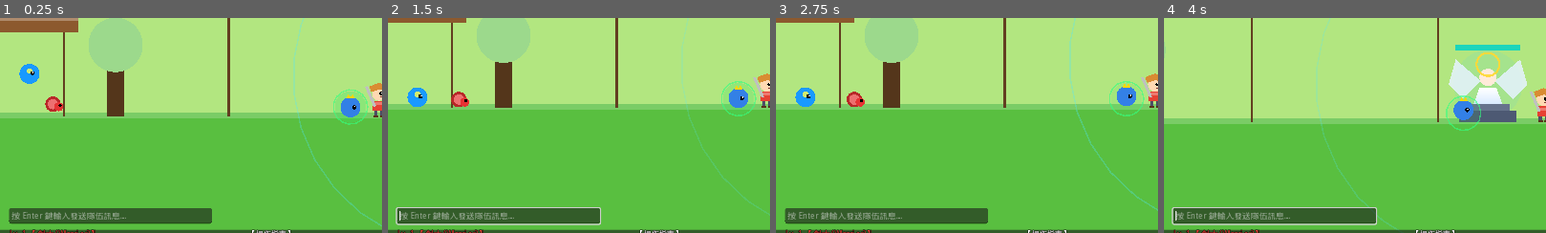
Above: before the commit, frames 1-4 (left to right).
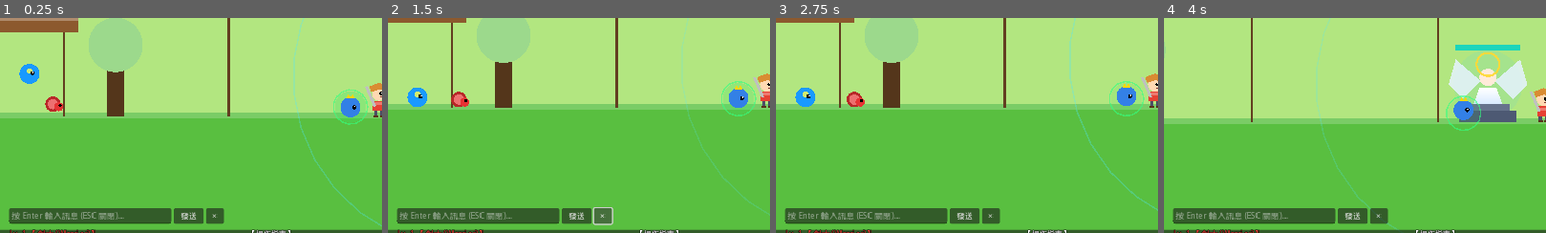
Above: after the commit, the same moments.

Repository: maplestorycandy/maple
Game: Godot game, scene res://scenes/Main.tscn
Same seed, same stepped clock (60 frames per second), same inputs: the game is played once before the commit and once after it.
Inputs (mouse positions are % of the whole screen's width and height, from its top left):
- Up to frame 1 (0.25 s): no input
- Up to frame 2 (1.5 s): click (25, 84) at 0.5 s, where only the run after the commit has a clickable "發送"; click (29, 84) at 1.25 s, where only the run after the commit has a clickable "✕"
- Up to frame 3 (2.75 s): click "⚔ 點擊開始防守第 1 波 (按 F2)" at 2 s
- Up to frame 4 (4 s): tap Enter at 2.75, 3.05 s; move the mouse to (72, 45) at 2.77 s; hold Right (move_right) 2.78-3.5 s; tap Ctrl (attack) at 2.85 s; click (72, 45) at 2.92 s; tap Shift (jump) at 3.02 s; drag from (30, 55) to (47, 67) at 3.52 s
The pictures show only the part of the screen within x 0-50%, y 38-88%; the shares and areas given below are measured in that part.

The runs differ from the first frame. In frame 1, 0.8% of the frame differs, in the area x 11-59%, y 88-96%; in frame 2, 1.6%, in the area x 2-59%, y 88-97%; in frame 3, 0.8%; in frame 4, 1.6%.

Commit message:
feat: fix chat input focus handling, add send/cancel buttons, and implement auto-restart goddess defense loop

Diff:
--- a/scenes/ui/UI.tscn
+++ b/scenes/ui/UI.tscn
@@ -113,8 +113,8 @@
 anchor_top = 1.0
 anchor_bottom = 1.0
 offset_left = 20.0
-offset_top = -240.0
-offset_right = 360.0
+offset_top = -255.0
+offset_right = 380.0
 offset_bottom = -105.0
 grow_vertical = 0
 mouse_filter = 0
@@ -126,9 +126,24 @@
 bbcode_enabled = true
 scroll_following = true
 
-[node name="ChatInput" type="LineEdit" parent="HUD/ChatContainer"]
-layout_mode = 2
-placeholder_text = "按 Enter 鍵輸入發送隊伍訊息..."
+[node name="InputRow" type="HBoxContainer" parent="HUD/ChatContainer"]
+layout_mode = 2
+theme_override_constants/separation = 4
+
+[node name="ChatInput" type="LineEdit" parent="HUD/ChatContainer/InputRow"]
+layout_mode = 2
+size_flags_horizontal = 3
+placeholder_text = "按 Enter 輸入訊息 (ESC 關閉)..."
+
+[node name="SendButton" type="Button" parent="HUD/ChatContainer/InputRow"]
+custom_minimum_size = Vector2(50, 0)
+layout_mode = 2
+text = "發送"
+
+[node name="CancelButton" type="Button" parent="HUD/ChatContainer/InputRow"]
+custom_minimum_size = Vector2(30, 0)
+layout_mode = 2
+text = "✕"
 
 [node name="BottomBar" type="Panel" parent="HUD"]
 layout_mode = 1
@@ -433,7 +448,7 @@
 
 [node name="IPInput" type="LineEdit" parent="NetworkModal/TabContainer/加入房間/VBox"]
 layout_mode = 2
-placeholder_text = "房主 IP 位址 (本機測試輸入 127.0.0.1 或區域網路 IP)"
+placeholder_text = "房主 IP 或公網網址 (例如 xxxx.trycloudflare.com)"
 text = "127.0.0.1"
 
 [node name="PortInput" type="LineEdit" parent="NetworkModal/TabContainer/加入房間/VBox"]
@@ -712,10 +727,10 @@
 anchor_top = 0.5
 anchor_right = 0.5
 anchor_bottom = 0.5
-offset_left = -300.0
-offset_top = -160.0
-offset_right = 300.0
-offset_bottom = 160.0
+offset_left = -320.0
+offset_top = -170.0
+offset_right = 320.0
+offset_bottom = 170.0
 grow_horizontal = 2
 grow_vertical = 2
 
@@ -724,10 +739,10 @@
 anchors_preset = 5
 anchor_left = 0.5
 anchor_right = 0.5
-offset_left = -250.0
-offset_top = 40.0
-offset_right = 250.0
-offset_bottom = 120.0
+offset_left = -280.0
+offset_top = 35.0
+offset_right = 280.0
+offset_bottom = 115.0
 grow_horizontal = 2
 theme_override_colors/font_outline_color = Color(0, 0, 0, 1)
 theme_override_constants/outline_size = 5
@@ -737,21 +752,24 @@
 vertical_alignment = 1
 
 [node name="RestartButton" type="Button" parent="GameOverModal"]
+custom_minimum_size = Vector2(240, 42)
 layout_mode = 1
 anchors_preset = 7
 anchor_left = 0.5
 anchor_top = 1.0
 anchor_right = 0.5
 anchor_bottom = 1.0
-offset_left = -100.0
-offset_top = -70.0
-offset_right = 100.0
-offset_bottom = -25.0
+offset_left = -120.0
+offset_top = -65.0
+offset_right = 120.0
+offset_bottom = -20.0
 grow_horizontal = 2
 grow_vertical = 0
-text = "重新開始守護"
+text = "🔄 重新守護女神 (5 秒後自動開始)"
 
 [connection signal="pressed" from="HUD/TopBar/StartWaveButton" to="." method="_on_start_wave_button_pressed"]
+[connection signal="pressed" from="HUD/ChatContainer/InputRow/SendButton" to="." method="_on_chat_send_pressed"]
+[connection signal="pressed" from="HUD/ChatContainer/InputRow/CancelButton" to="HUD/ChatContainer/InputRow/ChatInput" method="release_focus"]
 [connection signal="pressed" from="PauseModal/CloseButton" to="." method="resume_game"]
 [connection signal="pressed" from="PauseModal/VBox/ResumeButton" to="." method="resume_game"]
 [connection signal="pressed" from="PauseModal/VBox/JobButton" to="." method="open_job_selection"]
--- a/scripts/Global.gd
+++ b/scripts/Global.gd
@@ -237,6 +237,18 @@
 	is_game_over = true
 	emit_signal("game_over_triggered", victory)
 
+func reset_game_state():
+	is_game_over = false
+	goddess_hp = goddess_max_hp
+	player_hp = player_max_hp
+	player_mp = player_max_mp
+	current_wave = 1
+	emit_signal("goddess_hp_changed", goddess_hp, goddess_max_hp)
+	emit_signal("player_hp_changed", player_hp, player_max_hp)
+	emit_signal("player_mp_changed", player_mp, player_max_mp)
+	emit_signal("wave_changed", current_wave, MAX_WAVES)
+	broadcast_message("★ 女神結界已完全重生！重新開始守護！ ★", Color.CYAN)
+
 func broadcast_message(text: String, color: Color = Color.WHITE):
 	emit_signal("message_broadcast", text, color)
 
--- a/scripts/UI.gd
+++ b/scripts/UI.gd
@@ -24,7 +24,7 @@
 
 # In-Game Chat Box
 @onready var chat_container: Control = $HUD/ChatContainer
-@onready var chat_input: LineEdit = $HUD/ChatContainer/ChatInput
+@onready var chat_input: LineEdit = $HUD/ChatContainer/InputRow/ChatInput
 @onready var chat_log: RichTextLabel = $HUD/ChatContainer/ChatLog
 
 # Pause & Ready UI
@@ -70,6 +70,11 @@
 	Global.game_over_triggered.connect(show_game_over)
 	LevelBuffManager.buff_selection_requested.connect(show_buff_choices)
 
+	# Chat Signals
+	if chat_input:
+		chat_input.text_submitted.connect(_on_chat_text_submitted)
+		chat_input.gui_input.connect(_on_chat_gui_input)
+
 	# Network signals
 	NetworkManager.player_connected.connect(_on_net_player_update)
 	NetworkManager.player_disconnected.connect(_on_net_player_update)
@@ -94,6 +99,17 @@
 	if map_name_label and MapDatabase.MAPS.has(Global.current_map_id):
 		map_name_label.text = MapDatabase.MAPS[Global.current_map_id].name
 
+func _on_chat_gui_input(event: InputEvent):
+	if event is InputEventKey and event.is_pressed() and not event.is_echo():
+		if event.keycode == KEY_ESCAPE:
+			if chat_input:
+				chat_input.text = ""
+				chat_input.release_focus()
+				get_viewport().set_input_as_handled()
+
+func _on_chat_text_submitted(_new_text: String):
+	_on_chat_send_pressed()
+
 func _unhandled_input(event: InputEvent):
 	if not (event is InputEventKey) or not event.is_pressed() or event.is_echo():
 		return
@@ -103,6 +119,10 @@
 	if focus_owner is LineEdit or focus_owner is TextEdit:
 		if event.keycode == KEY_ENTER:
 			_on_chat_send_pressed()
+			get_viewport().set_input_as_handled()
+		elif event.keycode == KEY_ESCAPE:
+			focus_owner.release_focus()
+			get_viewport().set_input_as_handled()
 		return
 
 	# ESC Key Priority: Close open modals first, otherwise toggle pause
@@ -358,14 +378,33 @@
 		)
 		map_list_container.add_child(btn)
 
+var restart_timer_tween: Tween
+
 func show_game_over(victory: bool):
 	game_over_modal.visible = true
+	var restart_btn = game_over_modal.get_node_or_null("RestartButton")
+
 	if victory:
 		game_over_title.text = "★ 恭喜通關 50 波攻城大獲全勝！★\n守護了女神與整個楓之谷世界！"
 		game_over_title.modulate = Color.GOLD
 	else:
-		game_over_title.text = "☠ 守護失敗！女神結界已破碎 ☠\n再接再厲，拯救楓之谷！"
+		game_over_title.text = "☠ 守護失敗！女神結界已破碎 ☠\n即將自動重生，重新守護女神！"
 		game_over_title.modulate = Color.RED
+
+	# Automatic countdown to restart defense (5 seconds)
+	if restart_timer_tween and restart_timer_tween.is_valid():
+		restart_timer_tween.kill()
+
+	restart_timer_tween = create_tween()
+	for sec in range(5, 0, -1):
+		if restart_btn:
+			restart_btn.text = "🔄 重新守護女神 (%d 秒後自動開始)" % sec
+		restart_timer_tween.tween_interval(1.0)
+
+	restart_timer_tween.tween_callback(func():
+		if game_over_modal.visible:
+			_on_restart_pressed()
+	)
 
 func _on_host_room_pressed():
 	var name_txt = host_name_input.text.strip_edges() if host_name_input else "房主勇者"
@@ -415,13 +454,14 @@
 		party_list_label.text = txt
 
 func _on_chat_send_pressed():
-	if not chat_input or chat_input.text.strip_edges() == "":
-		if chat_input: chat_input.release_focus()
-		return
-
+	if not chat_input:
+		return
 	var msg = chat_input.text.strip_edges()
 	chat_input.text = ""
 	chat_input.release_focus()
+
+	if msg == "":
+		return
 
 	if NetworkManager.is_multiplayer_active:
 		NetworkManager.rpc("broadcast_chat", NetworkManager.local_player_name, msg, "cyan")
@@ -434,5 +474,17 @@
 		chat_log.append_text("[color=#%s]★ [%s]: %s[/color]\n" % [col.to_html(false), sender, msg])
 
 func _on_restart_pressed():
+	if restart_timer_tween and restart_timer_tween.is_valid():
+		restart_timer_tween.kill()
+
 	get_tree().paused = false
-	get_tree().reload_current_scene()
+	if game_over_modal:
+		game_over_modal.visible = false
+	if pause_modal:
+		pause_modal.visible = false
+
+	Global.reset_game_state()
+
+	var wave_ctrl = get_tree().current_scene.get_node_or_null("WaveDefenseController")
+	if is_instance_valid(wave_ctrl):
+		wave_ctrl.restart_defense_loop()
--- a/scripts/WaveDefenseController.gd
+++ b/scripts/WaveDefenseController.gd
@@ -93,6 +93,19 @@
 		mob.tree_exited.connect(_on_monster_defeated)
 		active_wave_monsters += 1
 
+func restart_defense_loop():
+	# Clear previous wave attackers
+	var mobs = get_tree().get_nodes_in_group("wave_attackers")
+	for m in mobs:
+		if is_instance_valid(m):
+			m.queue_free()
+
+	current_wave = 1
+	active_wave_monsters = 0
+	is_wave_active = false
+	is_spawning = false
+	start_wave_from_host(1)
+
 func _on_monster_defeated():
 	active_wave_monsters = max(0, active_wave_monsters - 1)
 	if active_wave_monsters <= 0 and not is_spawning and not Global.is_game_over:
